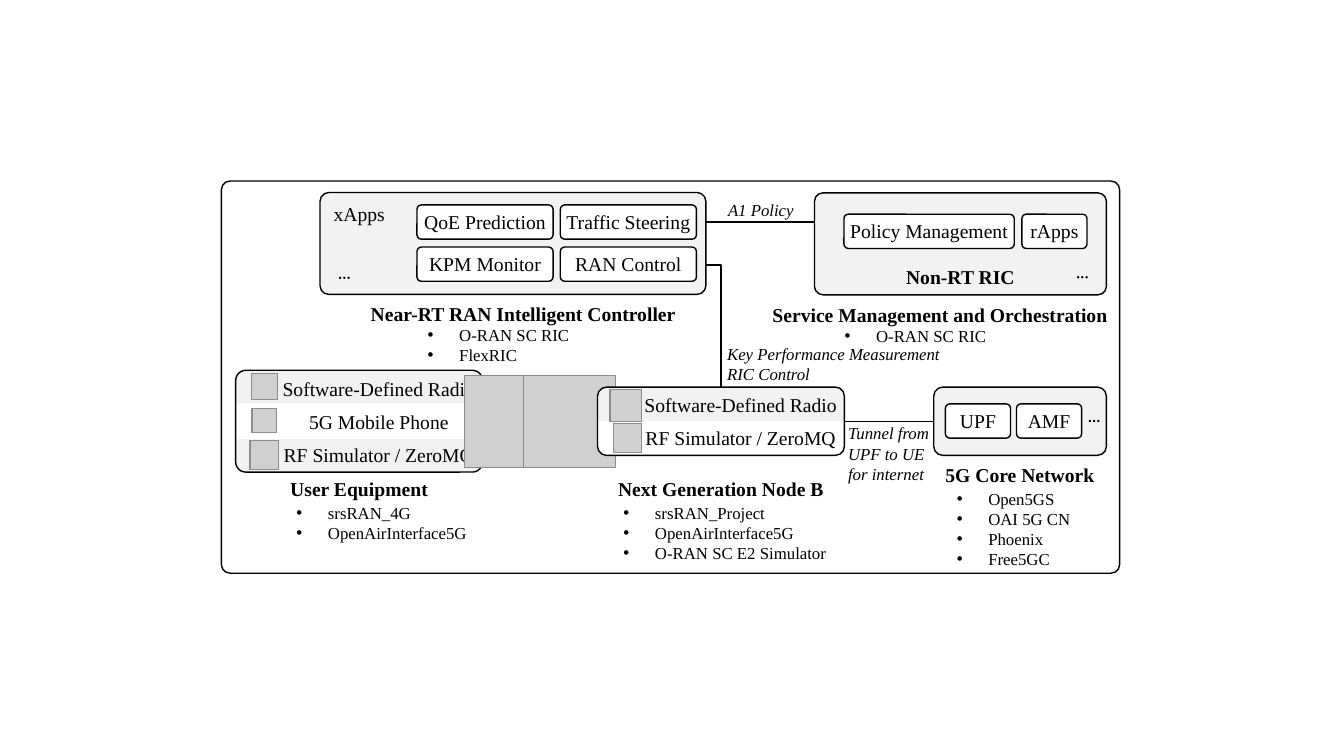
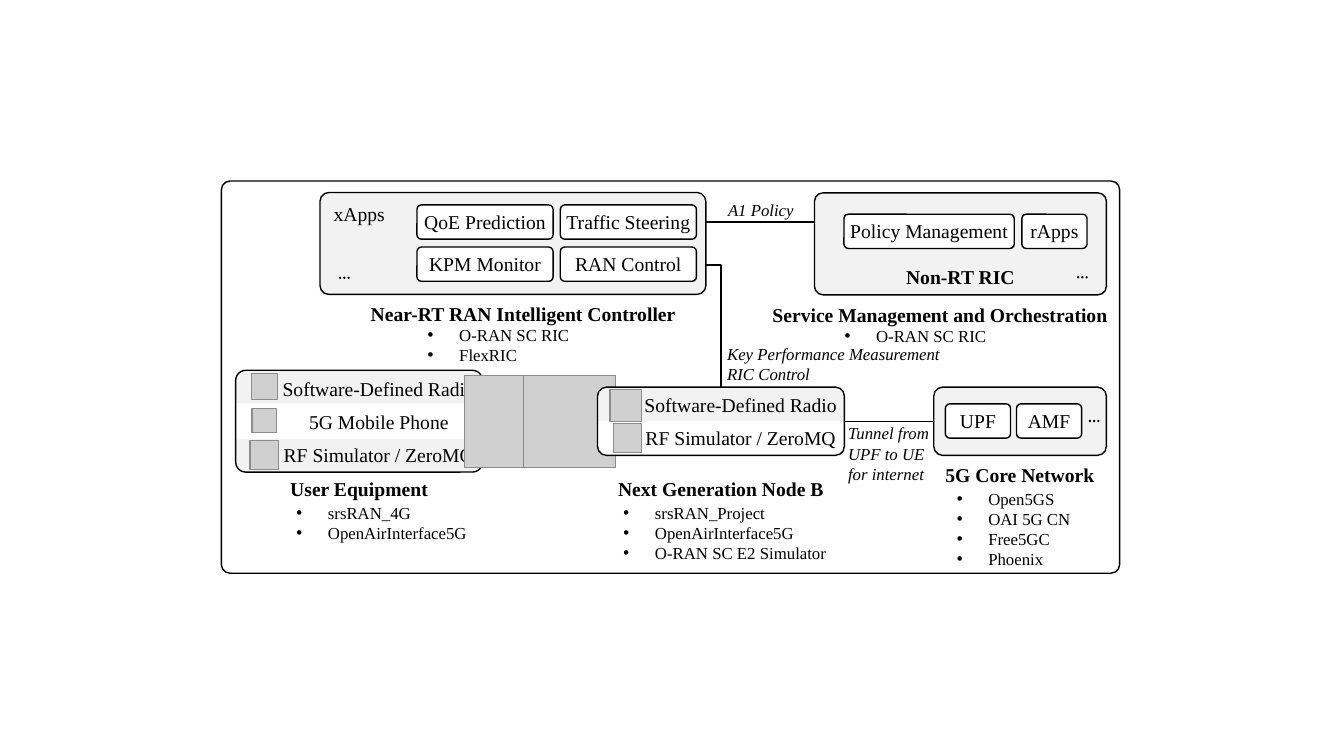
Before and after one commit to usnistgov/O-RAN-Testbed-Automation, a slide deck: slide 1 of RAN_Intelligent_Controllers/research/Diagrams.pptx. Drawn at 1344x756 pixels with LibreOffice and Linux fonts; fonts in the diff are those of the drawing; grey boxes stand for pictures. Boxes give left, top, right and bottom in pixels: in the first picture for what was removed or moved away, otherwise in the second. Text is boxed around its words. In the diff, an @@ line names an element or a change of style, - is before the commit and + after.

```diff
--- a/RAN_Intelligent_Controllers/research/Diagrams.pptx
+++ b/RAN_Intelligent_Controllers/research/Diagrams.pptx
@@ text at (988,534,1049,545): paragraph added @@
+• Free5GC
@@ text at (988,554,1049,565): paragraph removed @@
-• Free5GC
```
Also in this commit, not shown: 3 other slides changed, 6 other files.
